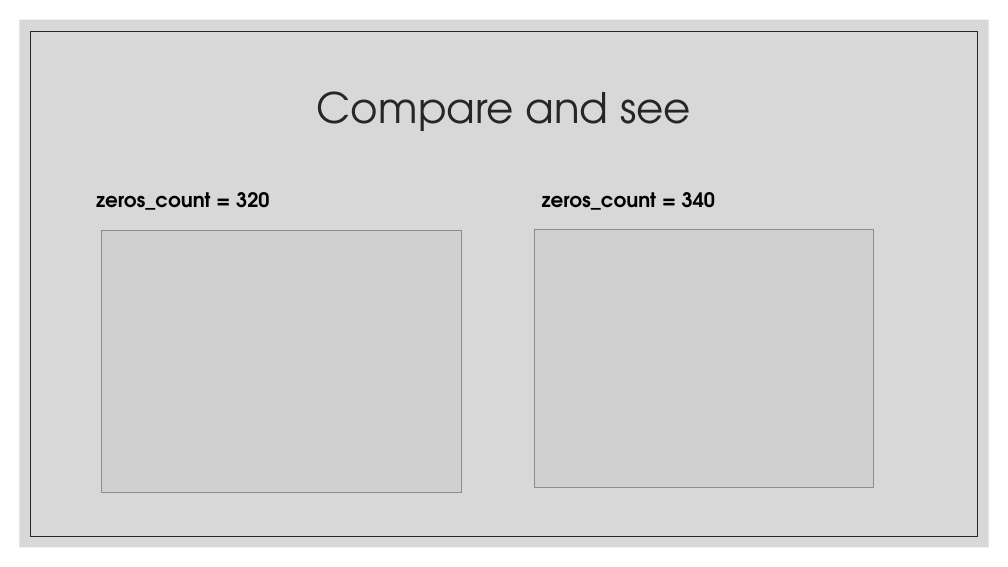
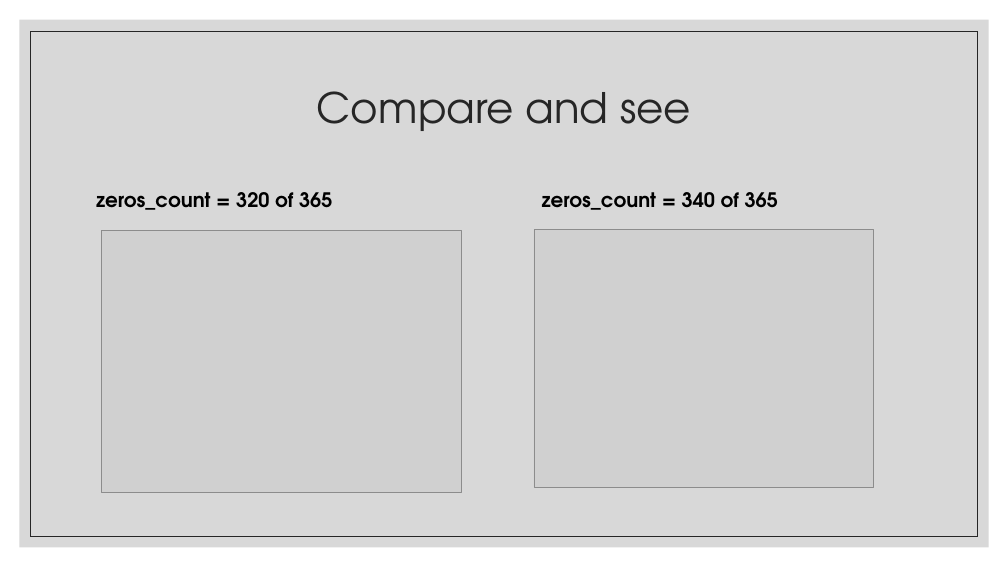
Before and after one commit to Zhekuson/SVDFaces, a slide deck: slide 23 of SVD for face recognition.pptx (slide 25 before the commit). Drawn at 1008x567 pixels with LibreOffice and Linux fonts; fonts in the diff are those of the drawing; grey boxes stand for pictures. Boxes give left, top, right and bottom in pixels: in the first picture for what was removed or moved away, otherwise in the second. Text is boxed around its words. In the diff, an @@ line names an element or a change of style, - is before the commit and + after.

```diff
--- a/SVD for face recognition.pptx
+++ b/SVD for face recognition.pptx
@@ text at [96, 192, 332, 210]: text changed @@
-zeros_count = 320
+zeros_count = 320 of 365
@@ text at [542, 192, 778, 210]: text changed @@
-zeros_count = 340
+zeros_count = 340 of 365
```
Also in this commit, not shown: 8 other slides changed, 2 slides removed, 5 other files.
